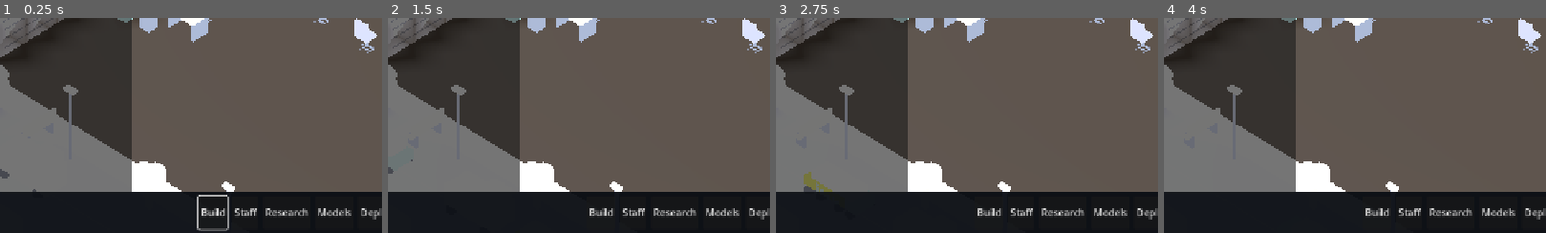
Above: before the commit, frames 1-4 (left to right).
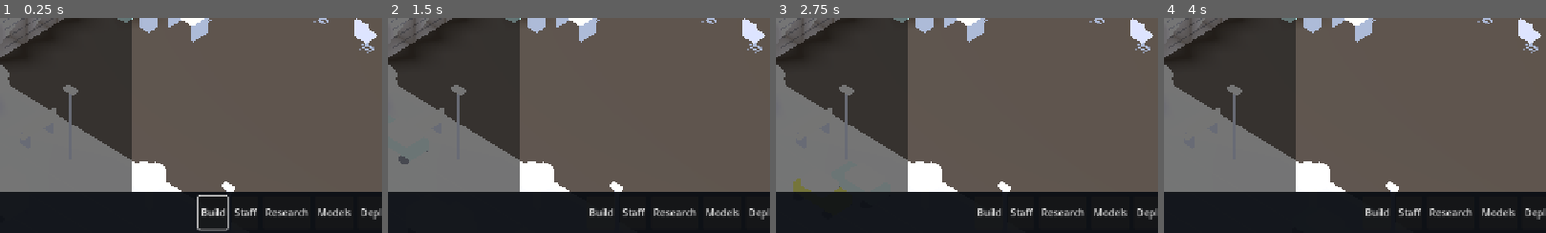
Above: after the commit, the same moments.

Repository: Fartoman94/alignment-pending
Game: Godot game, scene res://scenes/campaign.tscn
The game is run twice, just before and just after one commit, with the same random seed, the same clock (stepped at 60 frames per second) and the same inputs. This scene is started directly instead of the project's main scene.
Inputs:
- Up to frame 1 (0.25 s): no input
- Up to frame 2 (1.5 s): click "Skip Step" at 0.5 s; click "Skip Step" at 1.25 s
- Up to frame 3 (2.75 s): click "1x" at 2 s
- Up to frame 4 (4 s): click "2x" at 2.75 s; click "4x" at 3.5 s
The pictures show only the part of the screen within x 0-50%, y 50-100%; the shares and areas given below are measured in that part.

The runs differ from the first frame. In frame 1, less than 0.1% of the frame differs, in the area x 0-10%, y 70-81%; in frame 2, 0.1%; in frame 3, 0.5%, in the area x 4-19%, y 71-81%; in frame 4, less than 0.1%.

Commit message:
fix(world): separate traffic into 3 dedicated lanes, no shared lines [P-REWORK-05]
The world+NPC overhaul pass's traffic shared one line (z=10) across
both travel directions. Functional but not actually collision-safe:
two TrafficVehicles ping-ponging the same bounded line will eventually
pass through each other regardless of starting direction, since it's
the same 1D path traversed forever, not a one-shot crossing. The
total-rework package names this directly ("Path3D por carril, dirección
separada... sin colisiones absurdas").

3 separate parallel lane lines (z=9.3/10.5/11.7), one vehicle each, so
no two vehicles can ever share a line by construction. Lanes 1/3 run
the same direction, lane 2 the opposite way. Verified with a real
top-down render showing clear separation between all three lanes, not
just reasoned about.

tools/bootstrap.sh: clean reimport, all smoke tests pass.

Co-Authored-By: Claude Sonnet 5 <noreply@anthropic.com>

Diff:
--- a/game/src/world/campaign.gd
+++ b/game/src/world/campaign.gd
@@ -235,11 +235,19 @@
 
     # Sidewalk running the width of the building just past the open
     # front edge (z=7), then a street beyond that, both spanning the
-    # same x range the floor does.
+    # same x range the floor does. World+NPC overhaul pass's traffic
+    # shared one line in both directions — two ping-pong movers on the
+    # same line inevitably pass through each other eventually (it's a
+    # bounded 1D path both traverse forever, not a one-shot crossing).
+    # Total-rework pass ("Path3D por carril, dirección separada... sin
+    # colisiones absurdas"): 3 separate lane rows, one vehicle each, so
+    # no two vehicles ever share a line by construction.
     for i in 9:
         var sx: float = -8.0 + float(i) * 2.0
         _ext_model.call(city + "sidewalk_tile.glb", Vector3(sx, 0.0, 8.0), 0.0)
-        _ext_model.call(city + "road_straight.glb", Vector3(sx, 0.0, 10.0), 0.0)
+        _ext_model.call(city + "road_straight.glb", Vector3(sx, 0.0, 9.3), 0.0)
+        _ext_model.call(city + "road_straight.glb", Vector3(sx, 0.0, 10.5), 0.0)
+        _ext_model.call(city + "road_straight.glb", Vector3(sx, 0.0, 11.7), 0.0)
     # Trees and lamp posts along the sidewalk, alternating so it doesn't
     # read as a single repeated prop.
     _ext_model.call(city + "tree_city.glb", Vector3(-7.0, 0.0, 8.3), 0.0)
@@ -253,16 +261,19 @@
     # from native (see _ext_model's doc comment) — verified by rendering
     # a real perspective overview alongside the office box before
     # picking this factor, not guessed.
-    _ext_model.call(city + "small_building_exterior.glb", Vector3(-6.0, 0.0, 13.0), 0.0, 0.22)
-    _ext_model.call(city + "mid_building_exterior.glb", Vector3(-1.5, 0.0, 13.5), 0.0, 0.22)
-    _ext_model.call(city + "small_building_exterior.glb", Vector3(3.5, 0.0, 13.0), 0.0, 0.22)
-    _ext_model.call(city + "tower.glb", Vector3(7.5, 0.0, 13.5), 0.0, 0.22)
-
-    # 3 cars on a simple loop along the street, staggered start
-    # positions/speeds so they don't move in lockstep.
-    _spawn_traffic(Vector3(-9.0, 0.15, 10.0), Vector3(9.0, 0.15, 10.0), 2.6, "res://assets/models/mega/architecture/city/car_blue.glb", ext)
-    _spawn_traffic(Vector3(7.0, 0.15, 10.0), Vector3(-8.0, 0.15, 10.0), 3.4, "res://assets/models/mega/architecture/city/car_orange.glb", ext)
-    _spawn_traffic(Vector3(-4.0, 0.15, 10.0), Vector3(6.0, 0.15, 10.0), 2.1, "res://assets/models/mega/architecture/city/delivery_van.glb", ext)
+    _ext_model.call(city + "small_building_exterior.glb", Vector3(-6.0, 0.0, 14.0), 0.0, 0.22)
+    _ext_model.call(city + "mid_building_exterior.glb", Vector3(-1.5, 0.0, 14.5), 0.0, 0.22)
+    _ext_model.call(city + "small_building_exterior.glb", Vector3(3.5, 0.0, 14.0), 0.0, 0.22)
+    _ext_model.call(city + "tower.glb", Vector3(7.5, 0.0, 14.5), 0.0, 0.22)
+
+    # One vehicle per lane, own dedicated line each — guarantees no two
+    # ever occupy the same line, unlike the single-shared-line version
+    # the world+NPC overhaul pass shipped. Lanes 1/3 run the same
+    # direction (a real street can have same-direction lanes); lane 2
+    # runs the opposite way, so both travel directions are represented.
+    _spawn_traffic(Vector3(-9.0, 0.15, 9.3), Vector3(9.0, 0.15, 9.3), 2.6, "res://assets/models/mega/architecture/city/car_blue.glb", ext)
+    _spawn_traffic(Vector3(7.0, 0.15, 10.5), Vector3(-8.0, 0.15, 10.5), 3.4, "res://assets/models/mega/architecture/city/car_orange.glb", ext)
+    _spawn_traffic(Vector3(-4.0, 0.15, 11.7), Vector3(6.0, 0.15, 11.7), 2.1, "res://assets/models/mega/architecture/city/delivery_van.glb", ext)
 
 func _spawn_traffic(from_pos: Vector3, to_pos: Vector3, speed: float, model_path: String, parent: Node3D) -> void:
     var vehicle := TrafficVehicle.new()
Not shown, changed: docs/world/NEIGHBORHOOD_PASS.md
